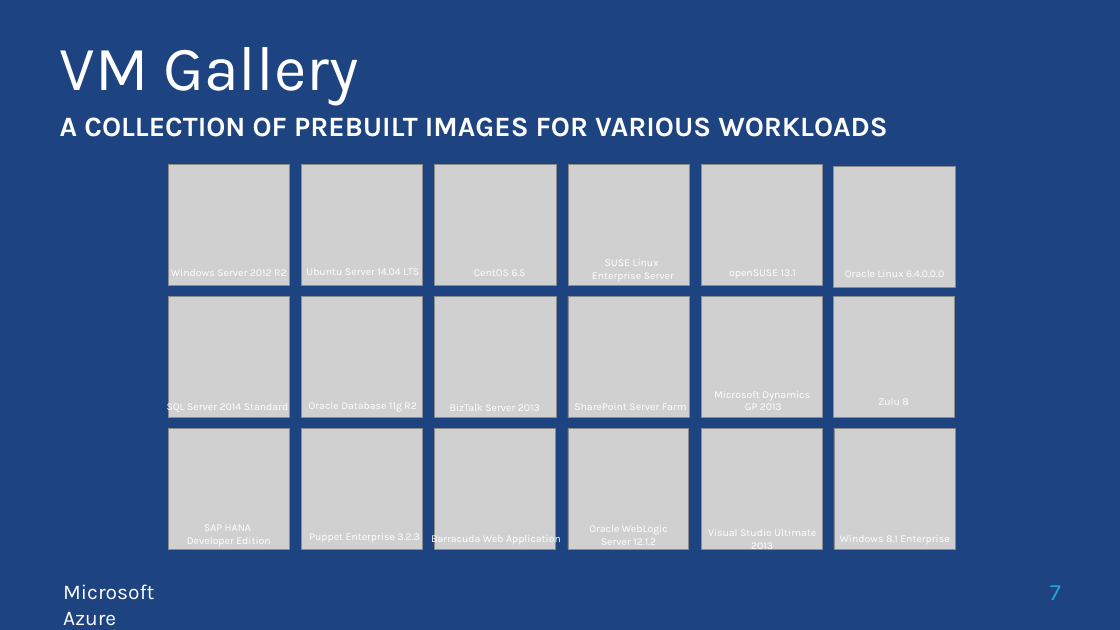
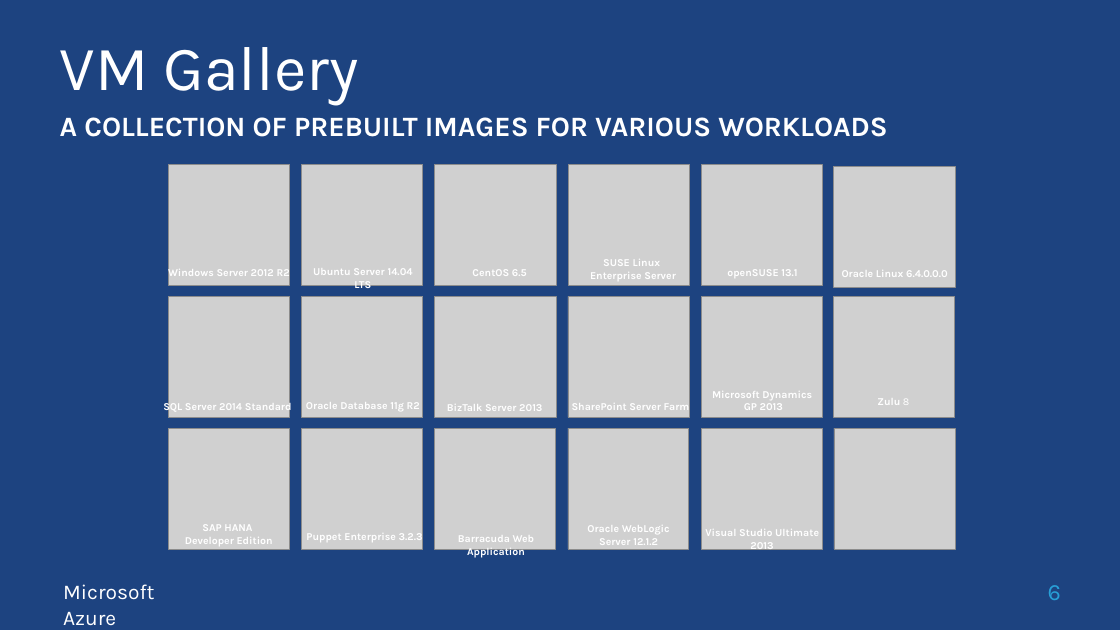
Before and after one commit to PyroJoke/AzureBootcamp2015Kharkiv, a slide deck: slide 6 of Virtual Machines Automated Deployment/Global Azure Bootcamp - Automating Azure VMs with Powershell.pptx (slide 7 before the commit). Drawn at 1120x630 pixels with LibreOffice and Linux fonts; fonts in the diff are those of the drawing; grey boxes stand for pictures; background and template pictures are left out. Boxes give left, top, right and bottom in pixels: in the first picture for what was removed or moved away, otherwise in the second. Text is boxed around its words. In the diff, an @@ line names an element or a change of style, - is before the commit and + after.

```diff
--- a/Virtual Machines Automated Deployment/Global Azure Bootcamp - Automating Azure VMs with Powershell.pptx
+++ b/Virtual Machines Automated Deployment/Global Azure Bootcamp - Automating Azure VMs with Powershell.pptx
@@ bold on in 16 elements at [168, 267, 290, 280], [313, 268, 413, 291], [472, 269, 527, 276], [590, 259, 676, 279], [842, 270, 948, 277], [163, 401, 292, 414], [306, 402, 420, 411], [447, 404, 542, 411], [572, 401, 690, 414], [712, 392, 812, 410], [185, 524, 273, 546], [306, 531, 423, 544], [458, 536, 535, 559], [587, 525, 670, 545], [705, 529, 819, 552], [727, 269, 797, 276] @@
@@ text removed at [840, 536, 949, 542] @@
-Windows 8.1 Enterprise
@@ page number at [1048, 585, 1061, 600]: text changed @@
-7
+6
```
Also in this commit, not shown: 14 other slides changed, 4 slides removed, 2 other files.
